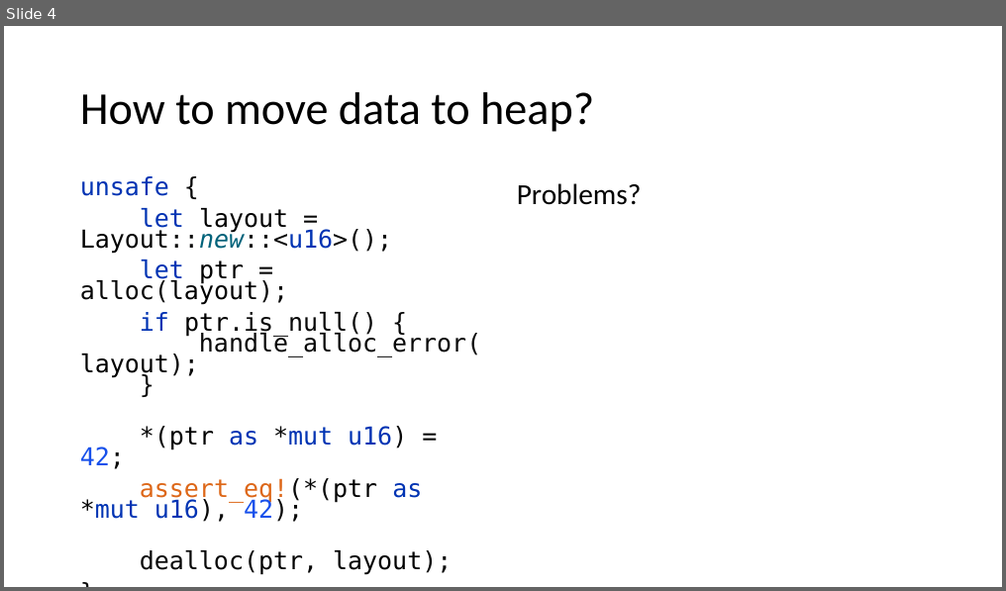
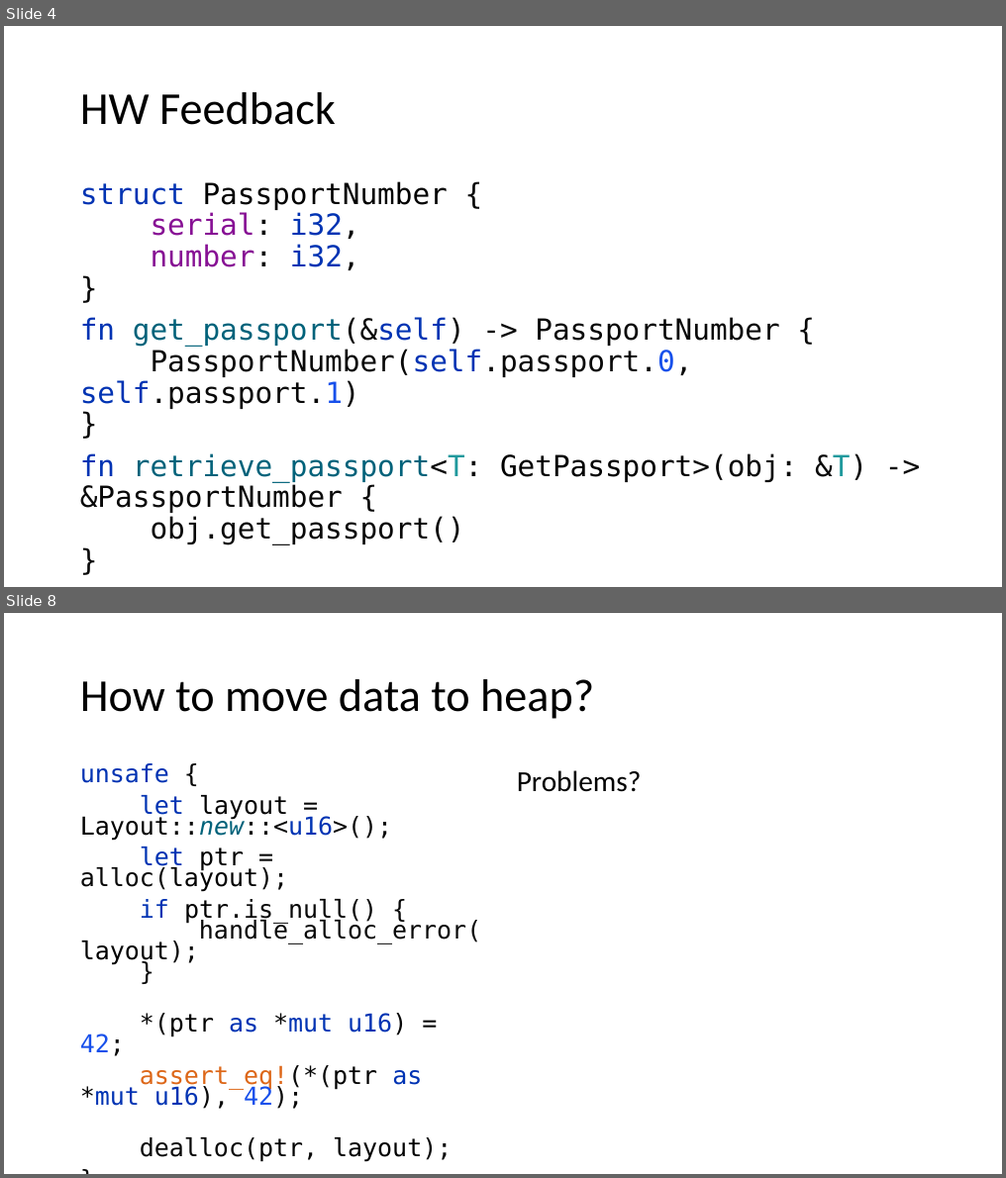
Before and after one commit to kugushev/course-rust-basics, a slide deck: src/05-SmartPointers/05-SmartPointers.pptx. Shown one above the other, each under a label of ours: slide 4 before the commit, slides 4 and 8 after it; the slides between them are not shown. The pictures are 1006x591 and 1006x1178 pixels, drawn with LibreOffice and Linux fonts; fonts in the diff are those of the drawing. Boxes give left, top, right and bottom in pixels: in the first picture for what was removed or moved away, otherwise in the second. Text is boxed around its words. In the diff, an @@ line names an element or a change of style, - is before the commit and + after.

```diff
--- a/src/05-SmartPointers/05-SmartPointers.pptx
+++ b/src/05-SmartPointers/05-SmartPointers.pptx
@@ slide 4 added at (4,26,1002,587), background #FFFFFF @@
@@ title added at (80,92,336,125), 44 pt, text #000000 @@
+HW Feedback
@@ text added at (80,181,867,545), 28 pt, text #080808 @@
+struct PassportNumber {
+serial: i32,
+number: i32,
+}
+fn get_passport(&self) -> PassportNumber {
+PassportNumber(self.passport.0, self.passport.1)
+}
+fn retrieve_passport<T: GetPassport>(obj: &T) -> &PassportNumber {
+obj.get_passport()
+}
@@ what was slide 4 is now slide 8 @@
```
Also in this commit, not shown: 4 slides changed, 7 other slides added, 1 other file.
